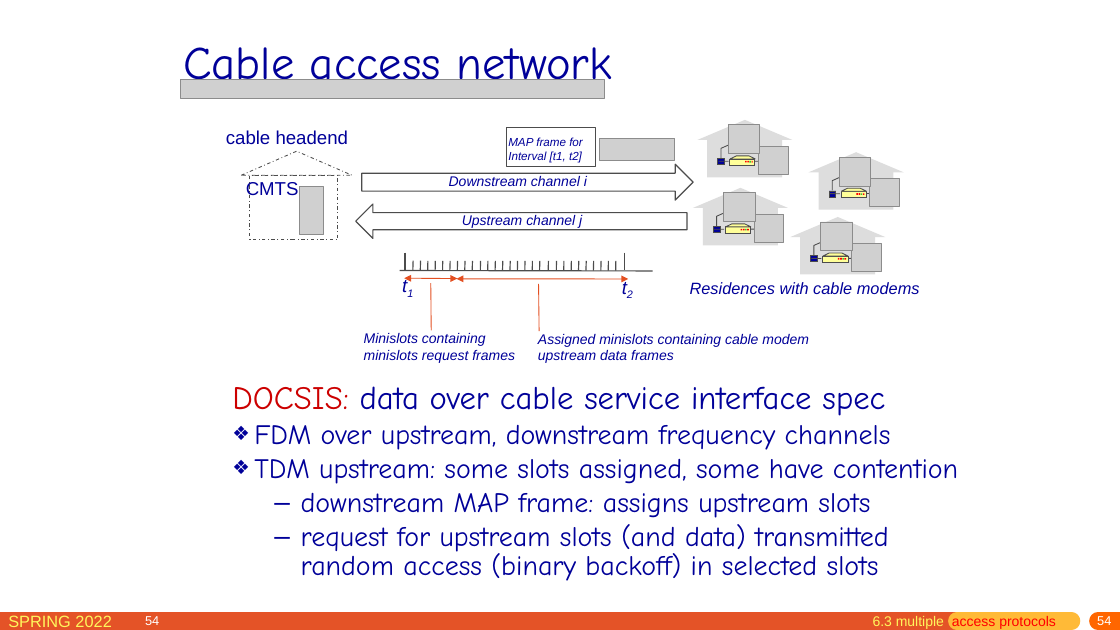
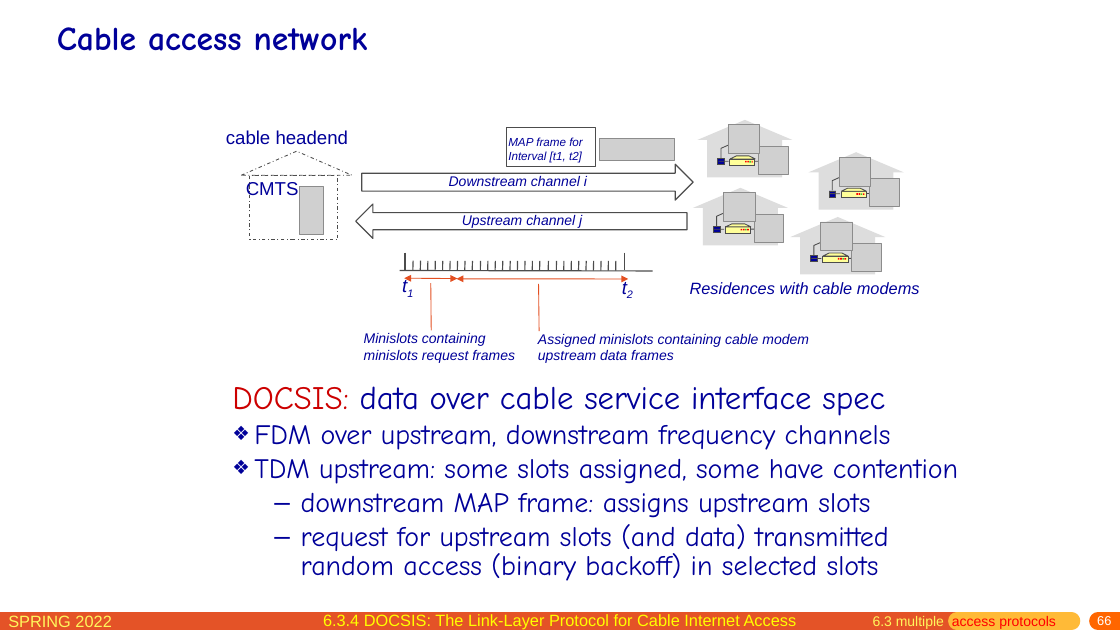
Before and after one commit to network-whu/slides, a slide deck: slide 66 of pptx/chapter6.pptx (slide 54 before the commit). Drawn at 1120x630 pixels with LibreOffice and Linux fonts; fonts in the diff are those of the drawing; grey boxes stand for pictures. Boxes give left, top, right and bottom in pixels: in the first picture for what was removed or moved away, otherwise in the second. Text is boxed around its words. In the diff, an @@ line names an element or a change of style, - is before the commit and + after.

```diff
--- a/pptx/chapter6.pptx
+++ b/pptx/chapter6.pptx
@@ title "Cable access network": place and size @@
-title "Cable access network" at bbox=[183, 47, 612, 93]
+title "Cable access network" at bbox=[57, 27, 368, 51]
@@ title "Cable access network" at bbox=[57, 27, 368, 51]: size 40 to 28.8 pt, bold on @@
@@ picture removed at bbox=[181, 80, 605, 98] @@
@@ page number removed at bbox=[145, 616, 159, 625] @@
-54
@@ text added at bbox=[323, 614, 797, 630], 14 pt, text #FFFF00 @@
+6.3.4 DOCSIS: The Link-Layer Protocol for Cable Internet Access
@@ page number at bbox=[1097, 616, 1111, 625]: text changed @@
-54
+66
```
Also in this commit, not shown: 116 other slides changed, 28 slides added, 1 other file.
